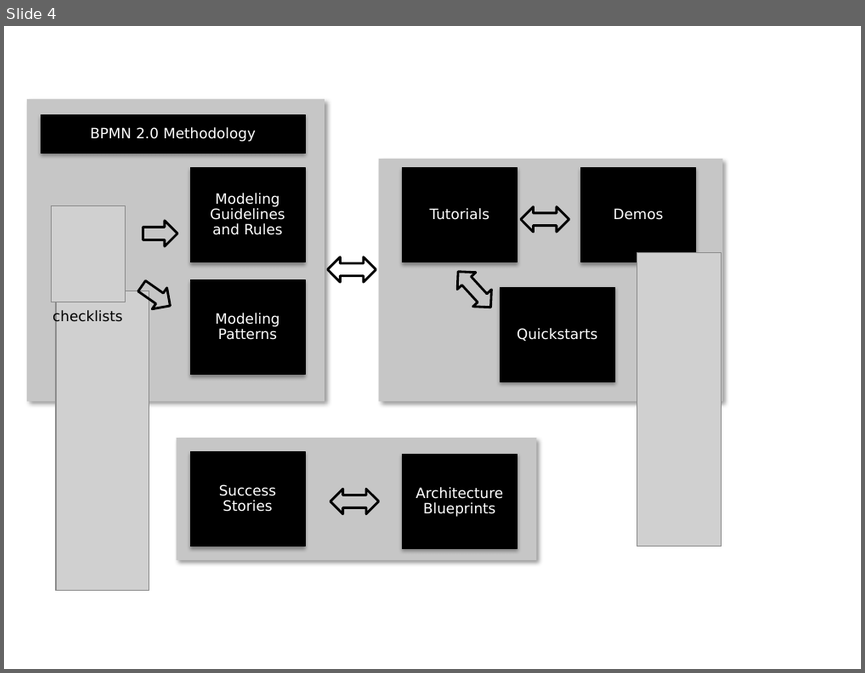
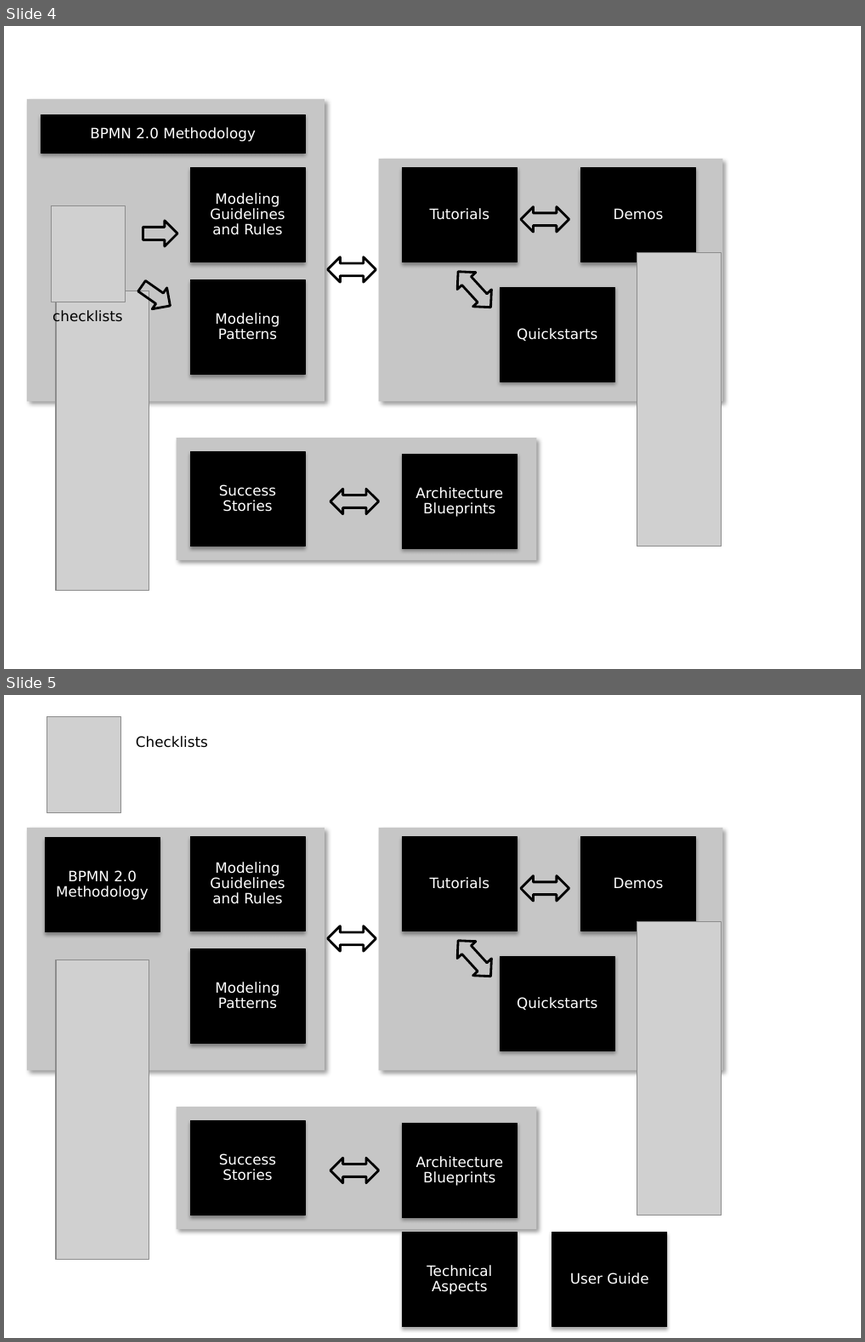
Before and after one commit to camunda/camunda-docs-manual, a slide deck: site/src/files/assets/img/best-practices/bild.pptx. Shown one above the other, each under a label of ours: slide 4 before the commit, slides 4 and 5 after it. The pictures are 865x673 and 865x1342 pixels, drawn with LibreOffice and Linux fonts; fonts in the diff are those of the drawing; grey boxes stand for pictures; background and template pictures are left out. Boxes give left, top, right and bottom in pixels: in the first picture for what was removed or moved away, otherwise in the second. Text is boxed around its words. In the diff, an @@ line names an element or a change of style, - is before the commit and + after.

```diff
--- a/site/src/files/assets/img/best-practices/bild.pptx
+++ b/site/src/files/assets/img/best-practices/bild.pptx
@@ slide 5 added at [4,695,861,1338], background #FFFFFF @@
@@ picture added at [46,716,120,812] @@
@@ text added at [136,736,208,748], 12 pt, text #000000 @@
+Checklists
@@ rectangle added at [27,828,324,1071], fill #C6C6C6 @@
@@ rectangle added at [45,837,160,931], fill #000000, outline #000000 0.75 pt, 12 pt, text #FFFFFF @@
+BPMN 2.0 Methodology
@@ rectangle added at [190,836,305,930], fill #000000, outline #000000 0.75 pt, 12 pt, text #FFFFFF @@
+Modeling
+Guidelines
+and Rules
@@ rectangle added at [378,828,722,1071], fill #C6C6C6 @@
@@ rectangle added at [403,836,517,930], fill #000000, outline #000000 0.75 pt, 12 pt, text #FFFFFF @@
+Tutorials
@@ rectangle added at [580,836,695,930], fill #000000, outline #000000 0.75 pt, 12 pt, text #FFFFFF @@
+Demos
@@ left right arrow added at [521,876,568,901], outline #000000 2 pt @@
@@ picture added at [637,921,722,1215] @@
@@ rectangle added at [190,948,305,1043], fill #000000, outline #000000 0.75 pt, 12 pt, text #FFFFFF @@
+Modeling
+Patterns
@@ left right arrow added at [328,925,375,950], outline #000000 2 pt @@
@@ left right arrow added at [449,932,500,985], outline #000000 2 pt @@
@@ picture added at [55,959,148,1259] @@
@@ rectangle added at [500,956,615,1050], fill #000000, outline #000000 0.75 pt, 12 pt, text #FFFFFF @@
+Quickstarts
@@ rectangle added at [177,1106,536,1229], fill #C6C6C6 @@
@@ rectangle added at [190,1121,305,1215], fill #000000, outline #000000 0.75 pt, 12 pt, text #FFFFFF @@
+Success Stories
@@ rectangle added at [403,1123,517,1217], fill #000000, outline #000000 0.75 pt, 12 pt, text #FFFFFF @@
+Architecture Blueprints
@@ left right arrow added at [330,1157,378,1183], outline #000000 2 pt @@
@@ rectangle added at [403,1232,517,1327], fill #000000, outline #000000 0.75 pt, 12 pt, text #FFFFFF @@
+Technical Aspects
@@ rectangle added at [552,1232,667,1327], fill #000000, outline #000000 0.75 pt, 12 pt, text #FFFFFF @@
+User Guide
```
Also in this commit, not shown: 18 other files.
